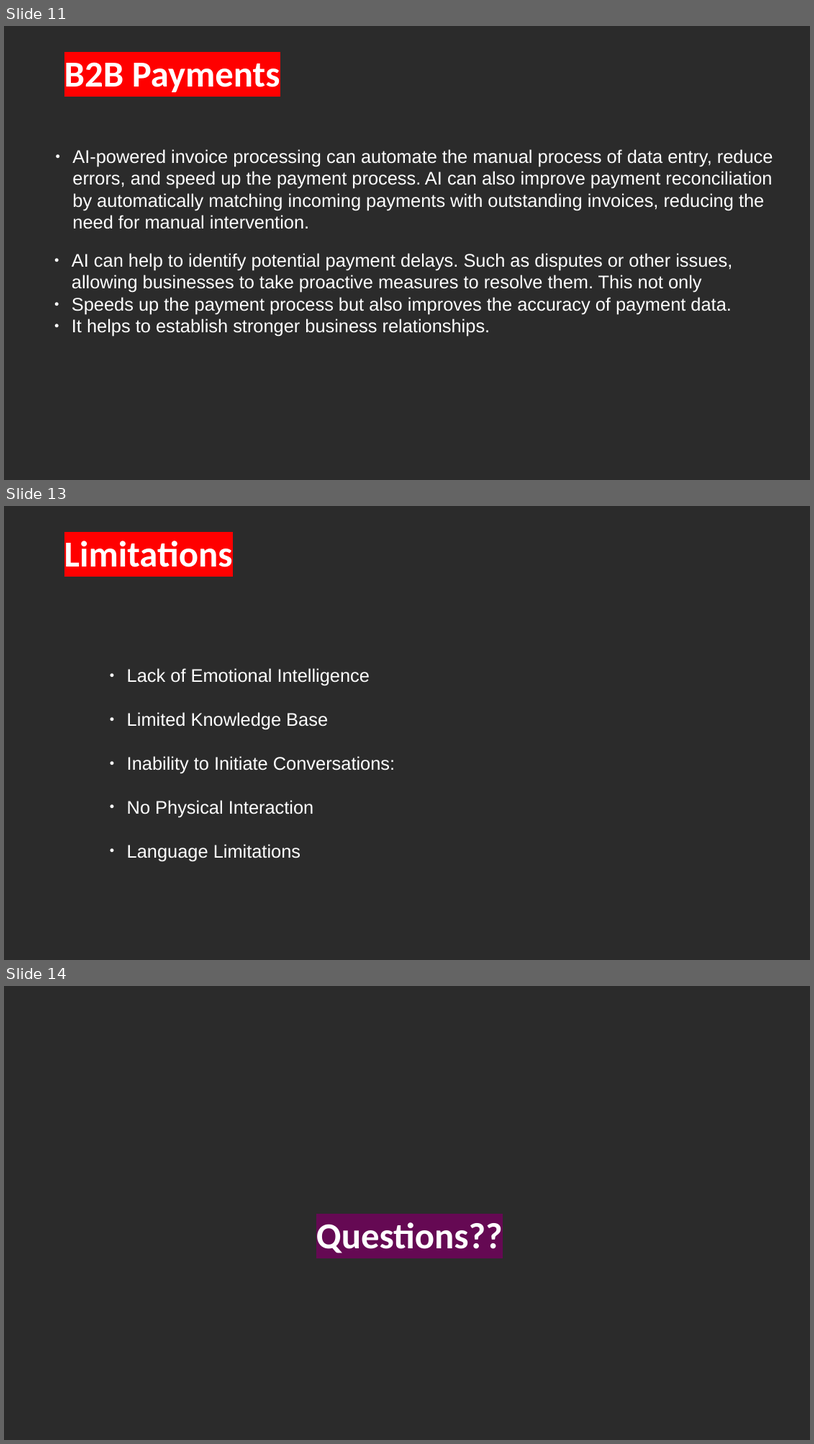
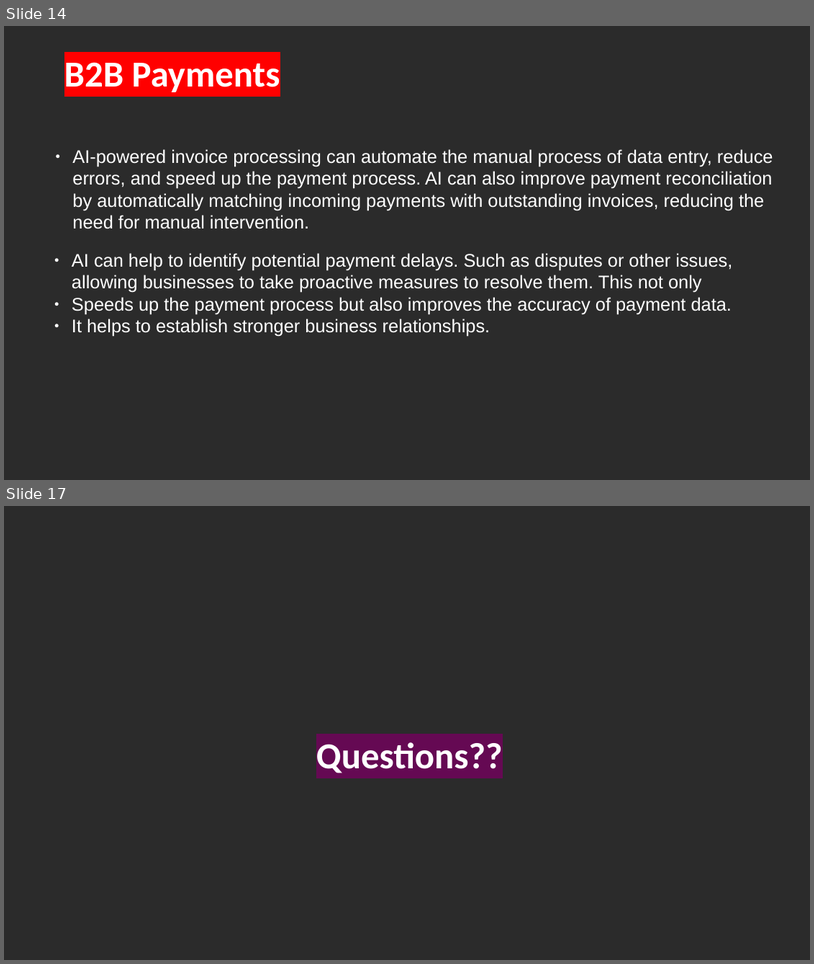
Before and after one commit to anurajbose/set2022_vit, a slide deck: payments industry – By ChatGPT.pptx. Shown one above the other, each under a label of ours: slides 11, 13 and 14 before the commit, slides 14 and 17 after it; the slides between them are not shown. The pictures are 814x1444 and 814x964 pixels, drawn with LibreOffice and Linux fonts; fonts in the diff are those of the drawing; background and template pictures are left out; a plain dark background stands for a picture behind light text. Boxes give left, top, right and bottom in pixels: in the first picture for what was removed or moved away, otherwise in the second. Text is boxed around its words. In the diff, an @@ line names an element or a change of style, - is before the commit and + after.

```diff
--- a/payments industry – By ChatGPT.pptx
+++ b/payments industry – By ChatGPT.pptx
@@ slide 13 removed at (4, 506, 810, 960), background picture (left out) @@
@@ text removed at (64, 541, 233, 567) @@
-Limitations
@@ text removed at (127, 668, 395, 861) @@
-● Lack of Emotional Intelligence
-● Limited Knowledge Base
-● Inability to Initiate Conversations:
-● No Physical Interaction
-● Language Limitations
@@ what was slide 11 is now slide 14 @@
@@ what was slide 14 is now slide 17 @@
```
Also in this commit, not shown: 4 slides added, 22 other files.
